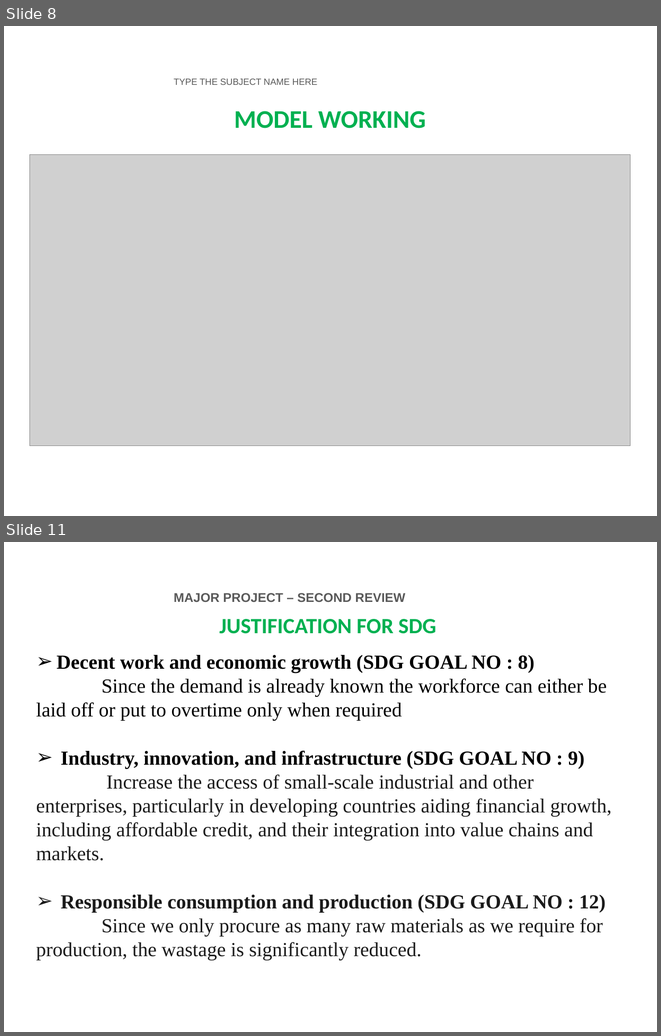
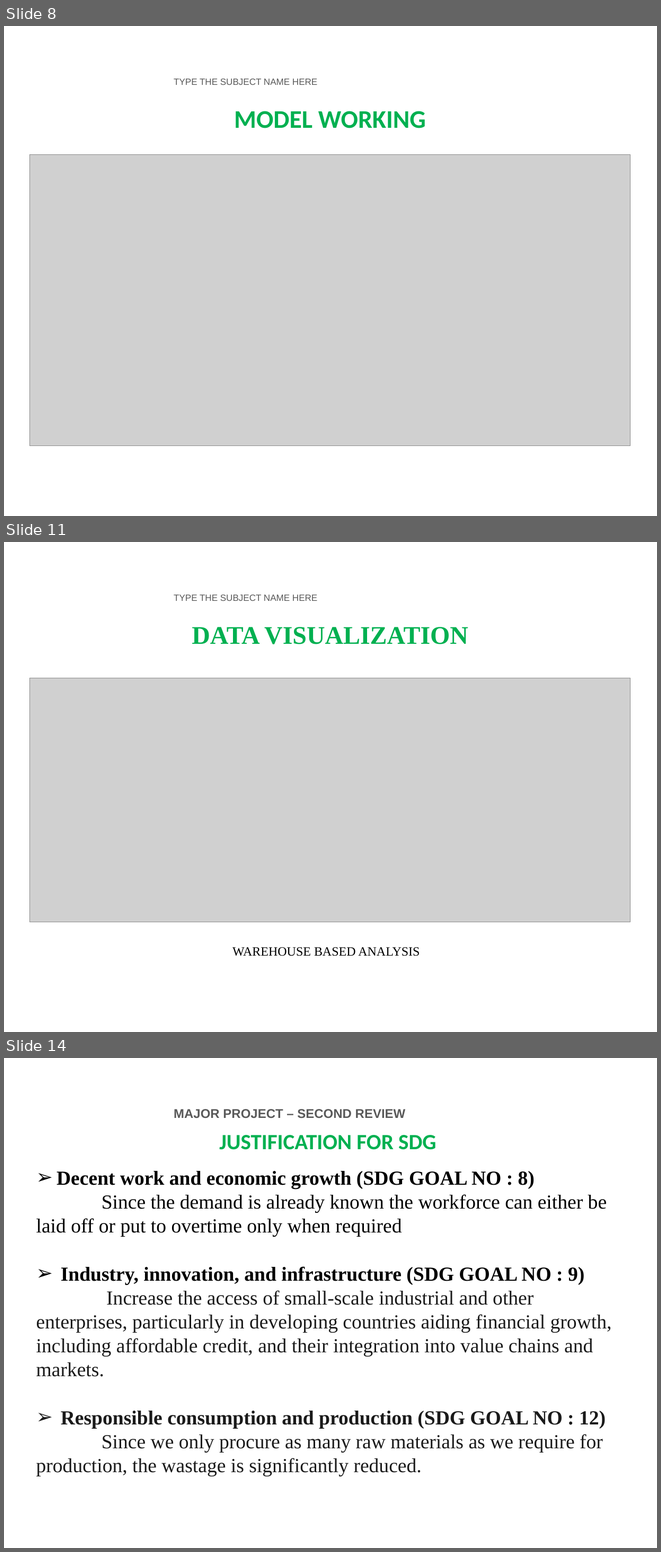
Before and after one commit to 24tarun/UG-project-Demand-Forecasting, a slide deck: FINAL_YEAR_PROJECT_PPT.pptx. Shown one above the other, each under a label of ours: slides 8 and 11 before the commit, slides 8, 11 and 14 after it; the slides between them are not shown. The pictures are 661x1036 and 661x1552 pixels, drawn with LibreOffice and Linux fonts; fonts in the diff are those of the drawing; grey boxes stand for pictures; background and template pictures are left out. Boxes give left, top, right and bottom in pixels: in the first picture for what was removed or moved away, otherwise in the second. Text is boxed around its words. In the diff, an @@ line names an element or a change of style, - is before the commit and + after.

```diff
--- a/FINAL_YEAR_PROJECT_PPT.pptx
+++ b/FINAL_YEAR_PROJECT_PPT.pptx
@@ slide 11 added at (x1=4, y1=542, x2=657, y2=1032), background picture (left out); not listed: 2 template elements that a slide beside it also shows @@
@@ text added at (x1=192, y1=627, x2=468, y2=644), 28 pt, text #00B050, bold @@
+DATA VISUALIZATION
@@ picture added at (x1=29, y1=678, x2=630, y2=922) @@
@@ text added at (x1=232, y1=947, x2=420, y2=956), 14 pt, text #000000 @@
+WAREHOUSE BASED ANALYSIS
@@ what was slide 11 is now slide 14 @@
```
Also in this commit, not shown: 4 slides changed, 4 other slides added, 2 slides removed, 4 other files.
